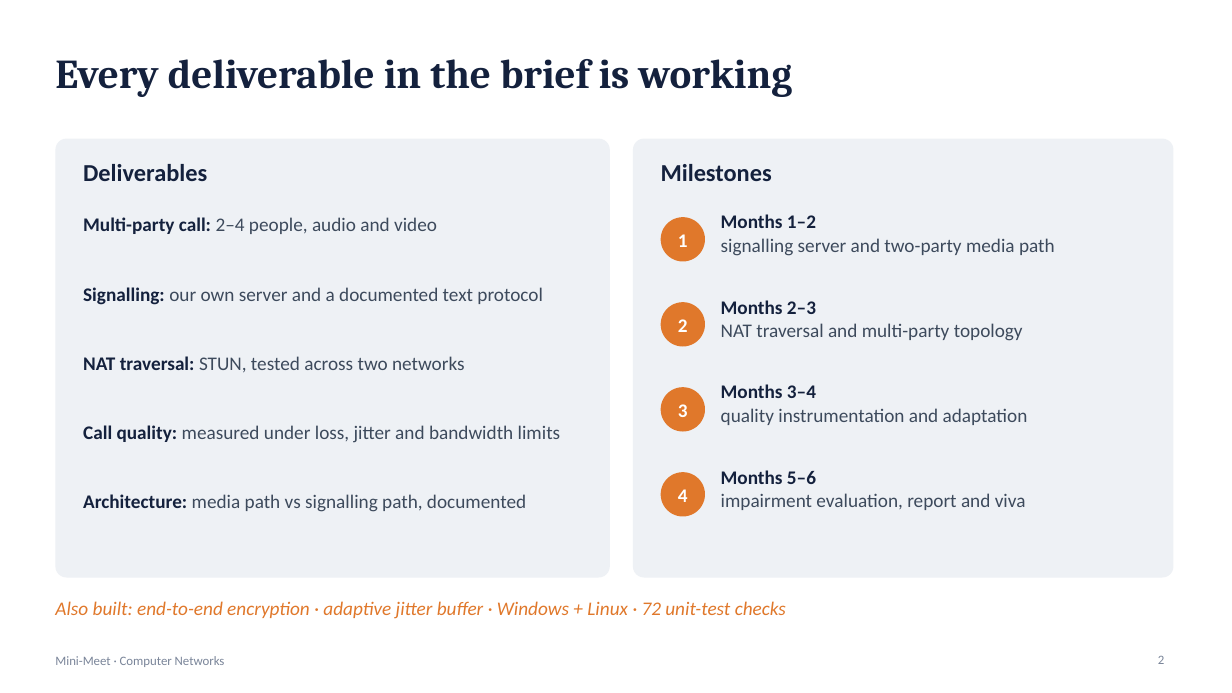
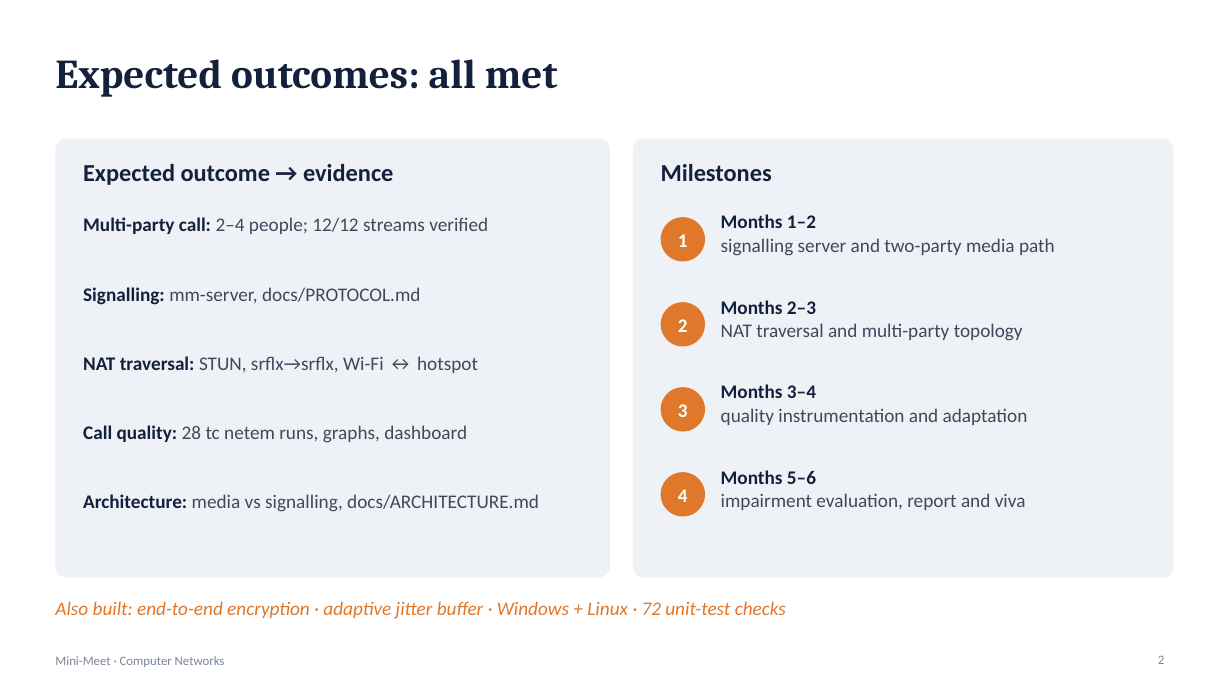
Before and after one commit to TowVansh/mini-meet, a slide deck: slide 2 of Mini-Meet-Slides.pptx. Drawn at 1232x693 pixels with LibreOffice and Linux fonts; fonts in the diff are those of the drawing. Boxes give left, top, right and bottom in pixels: in the first picture for what was removed or moved away, otherwise in the second. Text is boxed around its words. In the diff, an @@ line names an element or a change of style, - is before the commit and + after.

Commit message:
Add live call dashboard, outcome mapping, output screenshots and repo link to report and slides

```diff
--- a/Mini-Meet-Slides.pptx
+++ b/Mini-Meet-Slides.pptx
@@ title at (x1=55, y1=59, x2=558, y2=97): text changed @@
-Every deliverable in the brief is working
+Expected outcomes: all met
@@ text at (x1=83, y1=164, x2=393, y2=185): text changed @@
-Deliverables
+Expected outcome → evidence
@@ text at (x1=83, y1=217, x2=488, y2=234): text changed @@
-Multi-party call: 2–4 people, audio and video
+Multi-party call: 2–4 people; 12/12 streams verified
@@ text at (x1=83, y1=287, x2=420, y2=305): text changed @@
-Signalling: our own server and a documented text protocol
+Signalling: mm-server, docs/PROTOCOL.md
@@ text at (x1=83, y1=356, x2=478, y2=373): text changed @@
-NAT traversal: STUN, tested across two networks
+NAT traversal: STUN, srflx→srflx, Wi-Fi ↔ hotspot
@@ text at (x1=83, y1=425, x2=467, y2=443): text changed @@
-Call quality: measured under loss, jitter and bandwidth limits
+Call quality: 28 tc netem runs, graphs, dashboard
@@ text at (x1=83, y1=494, x2=539, y2=512): text changed @@
-Architecture: media path vs signalling path, documented
+Architecture: media vs signalling, docs/ARCHITECTURE.md
```
Also in this commit, not shown: 3 other slides changed, 1 slide added, 9 other files.
